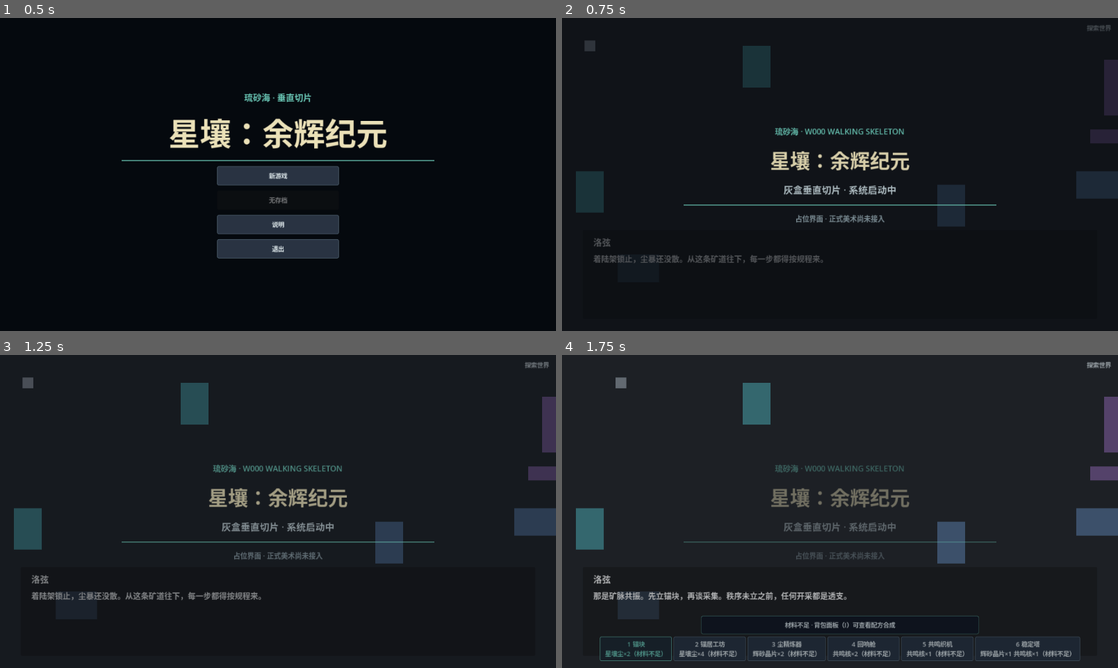
Above: before the commit, frames 1-4 (two rows, left to right).
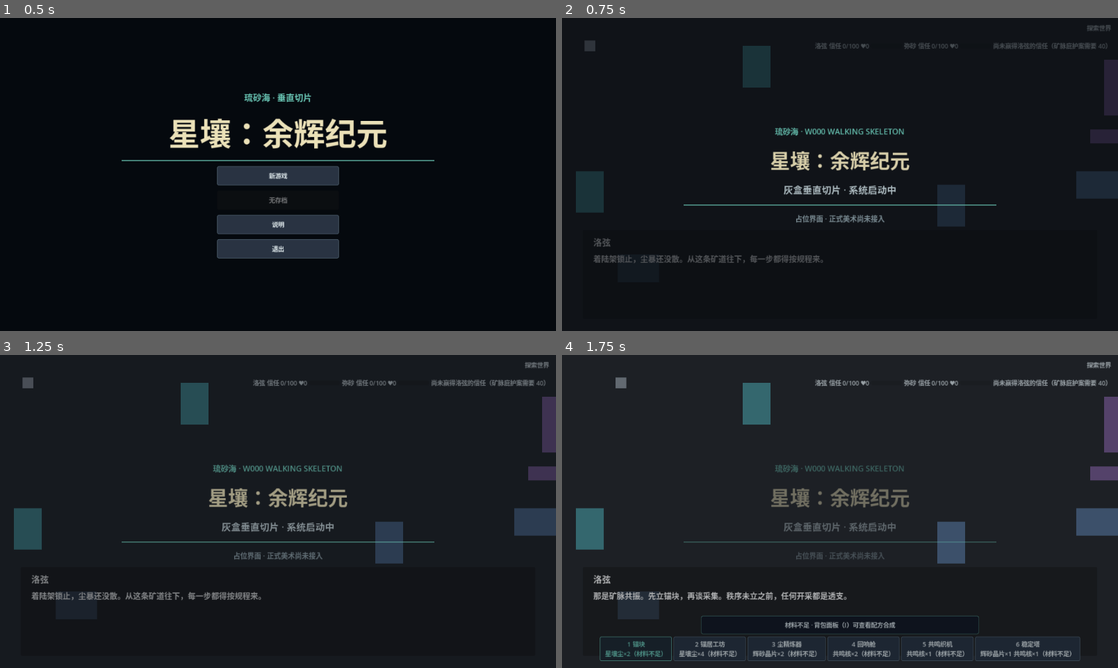
Above: after the commit, the same moments.

Repository: Asunainlove/GAMEGLM
Game: Godot game, scene res://scenes/app.tscn
Same seed, same stepped clock (60 frames per second), same inputs: the game is played once before the commit and once after it.
Inputs (mouse positions are in pixels of both pictures, inside the frame that each line leads up to):
- Up to frame 1 (0.5 s): no input
- Up to frame 2 (0.75 s): click "新游戏" at 0.5 s
- Up to frame 3 (1.25 s): no input
- Up to frame 4 (1.75 s): tap Enter (ui_accept) at 1.25, 1.52 s; move the mouse to (962, 495) at 1.27 s; hold D (move_right) from 1.28 s (still down); hold Right mouse button (place) from 1.28 s (still down); click (962, 495) at 1.42 s

Frame 1 is identical in both runs. In frame 2, 0.4% of the frame differs, in the area x 45-99%, y 8-10%; in frame 3, 0.5%; in frame 4, 0.6%, in the area x 45-99%, y 7-10%.

Commit message:
feat(ui): DLX-4 HUD 关系面板——trust/affection 数值条与数据驱动信任门提示
- RelationsPanel（HBoxContainer，ObjectiveLabel 下方）：洛弦/弥砂
  trust 数值 + 微型进度条 + ♥affection 计数，全部只读快照渲染。
- 政策门提示（trust<40 且未颁布庇护案）/ 共生门提示（选择共生且
  trust<70）：阈值单一来源为数据文件——event_policy.json 的
  requires_trust 与 endings.json 的 trust 门控，经
  load_relation_gates_from（FileAccess 直读 + 失败安全）装载，
  实现不写死 40/70。
- 新增 tests/unit/test_ui_relations.gd（12 测试，RED→GREEN）：
  场景契约、数值/进度条渲染、门提示出现与消失边界、数据可注入、
  坏文件失败安全、快照不可变。

Diff:
--- a/scenes/ui_hud.tscn
+++ b/scenes/ui_hud.tscn
@@ -28,6 +28,19 @@
 grow_horizontal = 0
 theme = ExtResource("2_theme")
 horizontal_alignment = 2
+
+[node name="RelationsPanel" type="HBoxContainer" parent="."]
+layout_mode = 3
+anchors_preset = 1
+anchor_left = 1.0
+anchor_right = 1.0
+offset_left = -516.0
+offset_top = 48.0
+offset_right = -16.0
+offset_bottom = 80.0
+grow_horizontal = 0
+grow_vertical = 2
+theme = ExtResource("2_theme")
 
 [node name="InventoryPanel" type="PanelContainer" parent="."]
 visible = false
--- a/src/ui/hud.gd
+++ b/src/ui/hud.gd
@@ -35,6 +35,23 @@
 ## DLX-3 提示表路径（W003-A3 六条提示的文案与触发条件单一来源）。
 const HINTS_PATH: String = "res://data/progression/hints.json"
 
+## DLX-4 关系面板（PM-P0a 信任可见）：trust/affection 只读展示 + 信任门提示行。
+## 门阈值数值单一来源为数据文件——政策门读事件选项 requires_trust（40 在
+## data/events/event_policy.json 的 policy_sanctuary），共生门读结局 trust 门控
+##（70 在 data/content/endings.json 的 ending_symbiosis）；本层绝不写死数值。
+const POLICY_EVENT_PATH: String = "res://data/events/event_policy.json"
+const ENDINGS_PATH: String = "res://data/content/endings.json"
+## 关系面板固定展示的两名同伴（切片范围主角；缺记录按 0 渲染）。
+const RELATION_ROW_IDS: Array[String] = ["luoxian", "misa"]
+const RELATION_CHAR_NAMES: Dictionary = {"luoxian": "洛弦", "misa": "弥砂"}
+## 关系维度展示刻度（GameState 的 set_relationship 已把值钳制在 0..100）。
+const RELATION_DIM_SCALE: int = 100
+## 门提示行模板：{char}=角色显示名，{threshold}=数据阈值，{remaining}=差值。
+## 选项锁门（flag 未置位时提示）用 LOCKED_TEMPLATE，标签取选项文案冒号前段；
+## 结局门（flag 置位后提示）用 REMAINING_TEMPLATE。
+const GATE_LOCKED_TEMPLATE: String = "尚未赢得{char}的信任（{label}需要 {threshold}）"
+const GATE_REMAINING_TEMPLATE: String = "距离共生还需 {remaining} 点信任"
+
 ## W003-A3 HintToast 展示参数：缺省停留 4s，淡入/淡出各一段。
 const DEFAULT_HINT_SECONDS: float = 4.0
 const HINT_FADE_IN_SECONDS: float = 0.25
@@ -65,6 +82,7 @@
 
 @onready var _inventory_bar: HBoxContainer = $InventoryBar
 @onready var _objective_label: Label = $ObjectiveLabel
+@onready var _relations_panel: HBoxContainer = $RelationsPanel
 @onready var _inventory_panel: PanelContainer = $InventoryPanel
 @onready var _menu_panel: PanelContainer = $MenuPanel
 @onready var _inventory_items_box: VBoxContainer = $InventoryPanel/Content/ItemsBox
@@ -328,6 +346,216 @@
 	return ids
 
 
+# ---------------------------------------------------------------- 关系面板（DLX-4 PM-P0a）
+
+
+## 快照 relationships 的只读维度取值；缺失记录/维度按 0 处理，绝不修改快照。
+static func _relationship_dim(snapshot: Dictionary, char_id: String, dim: String) -> int:
+	var relationships: Dictionary = snapshot.get("relationships", {}) as Dictionary
+	var record: Dictionary = relationships.get(char_id, {}) as Dictionary
+	return int(record.get(dim, 0))
+
+
+## 关系面板数值行（纯函数，测试断言用）：固定两名同伴，每行携带
+## {char_id, name_zh, trust, affection}；缺失记录按 0 渲染。
+static func relation_rows(snapshot: Dictionary) -> Array[Dictionary]:
+	var rows: Array[Dictionary] = []
+	for char_id: String in RELATION_ROW_IDS:
+		var name_value: Variant = RELATION_CHAR_NAMES.get(char_id, char_id)
+		rows.append({
+			"char_id": char_id,
+			"name_zh": String(name_value),
+			"trust": _relationship_dim(snapshot, char_id, "trust"),
+			"affection": _relationship_dim(snapshot, char_id, "affection"),
+		})
+	return rows
+
+
+## 门提示表缓存：bootstrap 一次性加载（数值来自数据文件）；失败记为已引导
+##（轮询渲染逐帧调用 relations_gate_lines，不得逐帧重读坏文件），显式
+## load_relation_gates_from 可重载修复（测试注入临时数据文件）。
+static var _gates: Array[Dictionary] = []
+static var _gates_bootstrapped: bool = false
+static var _gates_last_load: AppResult = null
+
+
+## 门表只读访问器（测试断言用）：未引导时惰性加载生产数据文件。
+static func _gate_entries() -> Array[Dictionary]:
+	if not _gates_bootstrapped:
+		load_relation_gates_from(POLICY_EVENT_PATH, ENDINGS_PATH)
+	return _gates
+
+
+## 加载信任门数据：政策门读 policy 事件里带 requires_trust（对象形态）的选项
+##（flag = 选项 set_flag，标签取选项文案冒号前段），选项锁语义——flag 未置位
+## 且维度低于阈值时提示；共生门读 endings 表 trust 门控条目（flag = 该结局
+## all_of_flags 首位），结局门语义——flag 置位后维度仍低于阈值时提示。
+## 缺失/坏文件 push_error 并把表回退为空（失败安全：只少提示行，不渲染错值）。
+static func load_relation_gates_from(policy_event_path: String, endings_path: String) -> AppResult:
+	var result: AppResult = _read_and_validate_gates(policy_event_path, endings_path)
+	_gates_bootstrapped = true
+	_gates_last_load = result
+	if result.is_ok:
+		_gates = result.value
+	else:
+		_gates = []
+		push_error("Hud: relation gate data rejected (%s, %s): %s" % [
+			policy_event_path, endings_path, result.message,
+		])
+	return result
+
+
+static func _read_and_validate_gates(policy_event_path: String, endings_path: String) -> AppResult:
+	var gates: Array[Dictionary] = []
+	var option_result: AppResult = _gates_from_policy_event(policy_event_path)
+	if not option_result.is_ok:
+		return option_result
+	for gate: Dictionary in option_result.value:
+		gates.append(gate)
+	var endings_result: AppResult = _gates_from_endings(endings_path)
+	if not endings_result.is_ok:
+		return endings_result
+	for gate: Dictionary in endings_result.value:
+		gates.append(gate)
+	return AppResult.success(gates)
+
+
+## 从事件数据派生选项锁门：任何带 requires_trust（对象形态 {char_id, dim,
+## value}）+ set_flag 的选项都成为一条门提示（当前生产数据即 policy_sanctuary）。
+static func _gates_from_policy_event(path: String) -> AppResult:
+	if not FileAccess.file_exists(path):
+		return AppResult.failure("missing_gate_data_file", "Policy event file not found: %s" % path)
+	var json := JSON.new()
+	var parse_error: Error = json.parse(FileAccess.get_file_as_string(path))
+	if parse_error != OK:
+		return AppResult.failure(
+			"invalid_gate_data_file",
+			"Policy event file is not valid JSON at line %d." % json.get_error_line()
+		)
+	var parsed: Variant = json.get_data()
+	if typeof(parsed) != TYPE_DICTIONARY:
+		return AppResult.failure("invalid_gate_data_file", "Policy event file must contain a JSON object.")
+	var gates: Array[Dictionary] = []
+	var steps: Array = (parsed as Dictionary).get("steps", [])
+	for step_value: Variant in steps:
+		if typeof(step_value) != TYPE_DICTIONARY:
+			continue
+		var step: Dictionary = step_value
+		if String(step.get("type", "")) != "choice":
+			continue
+		for option_value: Variant in step.get("options", []):
+			if typeof(option_value) != TYPE_DICTIONARY:
+				continue
+			var option: Dictionary = option_value
+			var requirement: Variant = option.get("requires_trust")
+			var flag_id := String(option.get("set_flag", ""))
+			if typeof(requirement) != TYPE_DICTIONARY or flag_id.is_empty():
+				continue
+			var requirement_dict: Dictionary = requirement
+			var threshold := int(requirement_dict.get("value", 0))
+			var char_id := String(requirement_dict.get("char_id", ""))
+			var dim := String(requirement_dict.get("dim", ""))
+			if char_id.is_empty() or dim.is_empty():
+				continue
+			var option_text := String(option.get("text_zh", flag_id))
+			var label := option_text.split("：")[0] if option_text.contains("：") else option_text
+			gates.append({
+				"flag_id": flag_id,
+				"show_when_set": false,
+				"char_id": char_id,
+				"dim": dim,
+				"threshold": threshold,
+				"template": GATE_LOCKED_TEMPLATE,
+				"label": label,
+			})
+	return AppResult.success(gates)
+
+
+## 从结局数据派生结局门：trust 门控非空的结局条目成为一条"flag 置位后仍低于
+## 阈值则提示"的门（当前生产数据即共生结局 70）。flag 取 all_of_flags 首位。
+static func _gates_from_endings(path: String) -> AppResult:
+	if not FileAccess.file_exists(path):
+		return AppResult.failure("missing_gate_data_file", "Endings file not found: %s" % path)
+	var json := JSON.new()
+	var parse_error: Error = json.parse(FileAccess.get_file_as_string(path))
+	if parse_error != OK:
+		return AppResult.failure(
+			"invalid_gate_data_file",
+			"Endings file is not valid JSON at line %d." % json.get_error_line()
+		)
+	var parsed: Variant = json.get_data()
+	if typeof(parsed) != TYPE_ARRAY:
+		return AppResult.failure("invalid_gate_data_file", "Endings file must contain a JSON array.")
+	var gates: Array[Dictionary] = []
+	for entry_value: Variant in parsed:
+		if typeof(entry_value) != TYPE_DICTIONARY:
+			continue
+		var entry: Dictionary = entry_value
+		var trust: Variant = entry.get("trust")
+		if typeof(trust) != TYPE_DICTIONARY:
+			continue
+		var trust_dict: Dictionary = trust
+		var all_flags: Array = entry.get("all_of_flags", [])
+		if all_flags.is_empty():
+			continue
+		gates.append({
+			"flag_id": String(all_flags[0]),
+			"show_when_set": true,
+			"char_id": String(trust_dict.get("char_id", "")),
+			"dim": String(trust_dict.get("dim", "")),
+			"threshold": int(trust_dict.get("threshold", 0)),
+			"template": GATE_REMAINING_TEMPLATE,
+		})
+	return AppResult.success(gates)
+
+
+## 门提示行（纯函数，测试断言用）：选项锁门在 flag 未置位且维度低于阈值时
+## 出现；结局门在 flag 置位后维度仍低于阈值时出现。模板占位符 {char}/
+## {threshold}/{remaining}/{label} 按门条目替换；绝不修改快照。
+static func relations_gate_lines(snapshot: Dictionary) -> Array[String]:
+	var lines: Array[String] = []
+	var flags: Dictionary = snapshot.get("flags", {}) as Dictionary
+	for gate: Dictionary in _gate_entries():
+		var flag_set := bool(flags.get(String(gate["flag_id"]), false))
+		if flag_set != bool(gate["show_when_set"]):
+			continue
+		var threshold := int(gate["threshold"])
+		var value := _relationship_dim(snapshot, String(gate["char_id"]), String(gate["dim"]))
+		if value >= threshold:
+			continue
+		var name_value: Variant = RELATION_CHAR_NAMES.get(String(gate["char_id"]), String(gate["char_id"]))
+		lines.append(String(gate["template"])
+			.replace("{char}", String(name_value))
+			.replace("{label}", String(gate.get("label", "")))
+			.replace("{threshold}", str(threshold))
+			.replace("{remaining}", str(threshold - value)))
+	return lines
+
+
+## RelationsPanel 渲染：每名同伴一行（数值 Label + 微型进度条），其后按需
+## 追加门提示行。全部只读快照。
+func _render_relations(snapshot: Dictionary) -> void:
+	_clear_children(_relations_panel)
+	for row: Dictionary in relation_rows(snapshot):
+		var row_box := HBoxContainer.new()
+		row_box.name = "RelationRow_%s" % str(row["char_id"])
+		_append_label(row_box, "%s 信任 %d/%d ♥%d" % [
+			str(row["name_zh"]), int(row["trust"]), RELATION_DIM_SCALE, int(row["affection"]),
+		])
+		var bar := ProgressBar.new()
+		bar.name = "TrustBar_%s" % str(row["char_id"])
+		bar.min_value = 0
+		bar.max_value = RELATION_DIM_SCALE
+		bar.value = int(row["trust"])
+		bar.show_percentage = false
+		bar.custom_minimum_size = Vector2(72.0, 10.0)
+		bar.size_flags_vertical = Control.SIZE_SHRINK_CENTER
+		row_box.add_child(bar)
+		_relations_panel.add_child(row_box)
+	for line: String in relations_gate_lines(snapshot):
+		_append_label(_relations_panel, line)
+
+
 func _on_poll_timer_timeout() -> void:
 	var snapshot: Dictionary = _current_snapshot()
 	var revision: int = _revision_of(snapshot)
@@ -355,6 +583,7 @@
 
 func _render(snapshot: Dictionary) -> void:
 	_render_inventory_bar(snapshot)
+	_render_relations(snapshot)
 	_render_inventory_panel(snapshot)
 	_render_build_bar()
 	# 配方区跟随背包面板显隐渲染；合成落账会推进 revision，轮询路径同样会刷新。
--- /dev/null
+++ b/tests/unit/test_ui_relations.gd
@@ -0,0 +1,333 @@
+extends GutTest
+
+## DLX-4 任务 1：HUD 关系面板（RelationsPanel）TDD 测试（先于实现编写，RED → GREEN）。
+##
+## PM-P0a 缺陷：trust 40（政策门）/70（共生门）是全局最重要数值，HUD 却无任何
+## 关系展示——玩家不理解政策选项为何禁用、共生结局为何回落。本文件约束：
+## - RelationsPanel 渲染 洛弦/弥砂 的 trust/affection 只读数值与微型进度条；
+## - 政策门/共生门提示行出现与消失条件；
+## - 门阈值数值必须从数据文件读取（event_policy.json 的 requires_trust 与
+##   endings.json 的 trust 门控），不得在实现里写死 40/70；
+## - 表现层只读 snapshot，绝不修改注入的快照。
+
+const HUD_SCENE_PATH: String = "res://scenes/ui_hud.tscn"
+const THEME_PATH: String = "res://themes/starsoil_theme.tres"
+const POLICY_EVENT_PATH: String = "res://data/events/event_policy.json"
+const ENDINGS_PATH: String = "res://data/content/endings.json"
+
+var _fake: FakeSnapshotProvider = null
+var _hud: Hud = null
+var _temp_paths: Array[String] = []
+
+
+class FakeSnapshotProvider:
+	var payload: Dictionary = {}
+
+	func get_snapshot() -> Dictionary:
+		return payload
+
+
+func before_each() -> void:
+	get_tree().paused = false
+
+
+func after_each() -> void:
+	get_tree().paused = false
+	_hud = null
+	_fake = null
+	# 恢复默认门提示数据，防止临时表状态泄漏到其他测试文件。
+	Hud.load_relation_gates_from(POLICY_EVENT_PATH, ENDINGS_PATH)
+	for temp_path: String in _temp_paths:
+		DirAccess.remove_absolute(temp_path)
+	_temp_paths.clear()
+
+
+func _make_hud(payload: Dictionary) -> Hud:
+	_fake = FakeSnapshotProvider.new()
+	_fake.payload = payload
+	var scene: PackedScene = load(HUD_SCENE_PATH) as PackedScene
+	assert_not_null(scene, "ui_hud.tscn must exist and load.")
+	if scene == null:
+		return null
+	_hud = scene.instantiate() as Hud
+	assert_not_null(_hud, "ui_hud.tscn must instantiate as Hud.")
+	if _hud == null:
+		return null
+	_hud.snapshot_provider = _fake.get_snapshot
+	add_child_autofree(_hud)
+	return _hud
+
+
+func _payload(relationships: Dictionary, flags: Dictionary) -> Dictionary:
+	return {
+		"revision": 1,
+		"inventory": {},
+		"flags": flags,
+		"placed_buildings": [],
+		"relationships": relationships,
+	}
+
+
+func _label_texts(panel: Node) -> Array[String]:
+	var texts: Array[String] = []
+	for child: Node in panel.get_children():
+		if child is Label:
+			texts.append((child as Label).text)
+		for nested_text: String in _label_texts(child):
+			texts.append(nested_text)
+	return texts
+
+
+func _progress_bars(panel: Node) -> Array[ProgressBar]:
+	var bars: Array[ProgressBar] = []
+	for child: Node in panel.get_children():
+		if child is ProgressBar:
+			bars.append(child)
+		bars.append_array(_progress_bars(child))
+	return bars
+
+
+func _lines_containing(panel: Node, needle: String) -> Array[String]:
+	var matches: Array[String] = []
+	for text_value: String in _label_texts(panel):
+		if text_value.contains(needle):
+			matches.append(text_value)
+	return matches
+
+
+func _write_temp_json(case_name: String, text: String) -> String:
+	var path: String = "user://dlx4_relations_%s_%d.json" % [case_name, Time.get_ticks_usec()]
+	var file: FileAccess = FileAccess.open(path, FileAccess.WRITE)
+	assert_not_null(file, "临时数据文件必须可写：%s" % path)
+	if file != null:
+		file.store_string(text)
+		file.close()
+	_temp_paths.append(path)
+	return path
+
+
+# ---------------------------------------------------------------- 场景契约
+
+
+func test_scene_has_relations_panel_contract() -> void:
+	var hud: Hud = _make_hud(_payload({}, {}))
+	assert_not_null(hud.get_node_or_null("RelationsPanel"), "ui_hud.tscn 必须提供 RelationsPanel 节点。")
+	var panel: Control = hud.get_node("RelationsPanel") as Control
+	assert_true(panel is HBoxContainer, "RelationsPanel 必须是 HBoxContainer。")
+	assert_true(panel.visible, "RelationsPanel 初始必须可见（P0 信任进度常驻展示）。")
+	var theme: Theme = load(THEME_PATH) as Theme
+	assert_eq(panel.theme, theme, "RelationsPanel 必须携带 themes/starsoil_theme.tres。")
+
+
+# ---------------------------------------------------------------- 关系数值渲染
+
+
+func test_relation_rows_render_trust_and_affection_with_progress_bars() -> void:
+	var hud: Hud = _make_hud(_payload(
+		{
+			"luoxian": {"trust": 55, "affection": 3, "ideology": 0},
+			"misa": {"trust": 30, "affection": 0},
+		},
+		{}
+	))
+	var panel: Control = hud.get_node("RelationsPanel")
+	var texts: Array[String] = _label_texts(panel)
+	assert_true(texts.has("洛弦 信任 55/100 ♥3"), "洛弦行必须渲染 trust/affection 数值，实际：%s" % [texts])
+	assert_true(texts.has("弥砂 信任 30/100 ♥0"), "弥砂行必须渲染 trust/affection 数值，实际：%s" % [texts])
+	var bars: Array[ProgressBar] = _progress_bars(panel)
+	assert_eq(bars.size(), 2, "两个角色各必须有一条微型进度条。")
+	if bars.size() == 2:
+		assert_eq(bars[0].value, 55.0, "洛弦进度条必须反映 trust 值。")
+		assert_eq(bars[1].value, 30.0, "弥砂进度条必须反映 trust 值。")
+		for bar: ProgressBar in bars:
+			assert_eq(bar.max_value, 100.0, "进度条上限必须为 100。")
+			assert_false(bar.show_percentage, "微型进度条不得显示百分比文本。")
+
+
+func test_relation_rows_default_to_zero_when_relationships_missing() -> void:
+	var hud: Hud = _make_hud(_payload({}, {}))
+	var texts: Array[String] = _label_texts(hud.get_node("RelationsPanel"))
+	assert_true(texts.has("洛弦 信任 0/100 ♥0"), "缺失关系记录时洛弦行必须按 0 渲染。")
+	assert_true(texts.has("弥砂 信任 0/100 ♥0"), "缺失关系记录时弥砂行必须按 0 渲染。")
+
+
+# ---------------------------------------------------------------- 政策门提示（数据驱动）
+
+
+func test_sanctuary_gate_hint_shows_below_threshold_with_data_number() -> void:
+	var hud: Hud = _make_hud(_payload({"luoxian": {"trust": 10, "affection": 0}}, {}))
+	var lines: Array[String] = _lines_containing(hud.get_node("RelationsPanel"), "尚未赢得洛弦的信任")
+	assert_eq(lines.size(), 1, "trust 低于政策门时必须出现一条政策门提示。")
+	if lines.size() == 1:
+		assert_true(
+			lines[0].contains("40"),
+			"提示行数值必须来自数据文件（event_policy.json requires_trust），实际：%s" % lines[0]
+		)
+
+
+func test_sanctuary_gate_hint_disappears_when_policy_flag_set() -> void:
+	var hud: Hud = _make_hud(_payload(
+		{"luoxian": {"trust": 10, "affection": 0}},
+		{"policy_sanctuary": true}
+	))
+	assert_true(
+		_lines_containing(hud.get_node("RelationsPanel"), "尚未赢得洛弦的信任").is_empty(),
+		"政策 flag 置位后政策门提示必须消失。"
+	)
+
+
+func test_sanctuary_gate_hint_boundary_at_threshold() -> void:
+	var at_gate: Hud = _make_hud(_payload({"luoxian": {"trust": 40, "affection": 0}}, {}))
+	assert_true(
+		_lines_containing(at_gate.get_node("RelationsPanel"), "尚未赢得洛弦的信任").is_empty(),
+		"trust 恰好达到门阈值时提示必须消失。"
+	)
+	at_gate.free()
+	_hud = null
+	var below_gate: Hud = _make_hud(_payload({"luoxian": {"trust": 39, "affection": 0}}, {}))
+	assert_eq(
+		_lines_containing(below_gate.get_node("RelationsPanel"), "尚未赢得洛弦的信任").size(), 1,
+		"trust 恰好低于门阈值时提示必须存在。"
+	)
+
+
+# ---------------------------------------------------------------- 共生门提示（数据驱动）
+
+
+func test_symbiosis_gate_hint_shows_after_mode_choice_below_threshold() -> void:
+	var hud: Hud = _make_hud(_payload(
+		{"luoxian": {"trust": 58, "affection": 0}},
+		{"station_mode_symbiosis": true}
+	))
+	var lines: Array[String] = _lines_containing(hud.get_node("RelationsPanel"), "距离共生还需")
+	assert_eq(lines.size(), 1, "共生路线选择后 trust 低于结局门必须出现共生门提示。")
+	if lines.size() == 1:
+		assert_true(
+			lines[0].contains("12"),
+			"共生门提示必须给出数据推导的剩余点数（70 - 58 = 12），实际：%s" % lines[0]
+		)
+
+
+func test_symbiosis_gate_hint_disappears_at_threshold_and_without_flag() -> void:
+	var at_gate: Hud = _make_hud(_payload(
+		{"luoxian": {"trust": 70, "affection": 0}},
+		{"station_mode_symbiosis": true}
+	))
+	assert_true(
+		_lines_containing(at_gate.get_node("RelationsPanel"), "距离共生还需").is_empty(),
+		"trust 达到共生门后提示必须消失。"
+	)
+	at_gate.free()
+	_hud = null
+	var no_flag: Hud = _make_hud(_payload({"luoxian": {"trust": 58, "affection": 0}}, {}))
+	assert_true(
+		_lines_containing(no_flag.get_node("RelationsPanel"), "距离共生还需").is_empty(),
+		"未选择共生路线时不得出现共生门提示。"
+	)
+
+
+# ---------------------------------------------------------------- 门数据装载（FileAccess 直读数据文件）
+
+
+func test_gate_table_loads_thresholds_from_production_data_files() -> void:
+	var result: AppResult = Hud.load_relation_gates_from(POLICY_EVENT_PATH, ENDINGS_PATH)
+	assert_true(result.is_ok, "生产数据文件必须能装载门提示表：%s" % result.message)
+	var entries: Array[Dictionary] = Hud._gate_entries()
+	assert_eq(entries.size(), 2, "生产数据必须派生出政策门 + 共生门两条。")
+	var by_flag: Dictionary = {}
+	for entry: Dictionary in entries:
+		by_flag[String(entry["flag_id"])] = entry
+	assert_true(by_flag.has("policy_sanctuary"), "政策门必须挂 policy_sanctuary flag。")
+	assert_true(by_flag.has("station_mode_symbiosis"), "共生门必须挂 station_mode_symbiosis flag。")
+	var sanctuary: Dictionary = by_flag.get("policy_sanctuary", {}) as Dictionary
+	assert_eq(int(sanctuary.get("threshold", -1)), 40, "政策门阈值必须读自 event_policy.json 的 requires_trust。")
+	assert_eq(String(sanctuary.get("char_id", "")), "luoxian", "政策门必须按 requires_trust 的 char_id 归属洛弦。")
+	assert_eq(String(sanctuary.get("dim", "")), "trust", "政策门维度必须读自 requires_trust.dim。")
+	assert_false(bool(sanctuary.get("show_when_set", true)), "政策门是选项锁：flag 未置位时提示。")
+	var symbiosis: Dictionary = by_flag.get("station_mode_symbiosis", {}) as Dictionary
+	assert_eq(int(symbiosis.get("threshold", -1)), 70, "共生门阈值必须读自 endings.json 的 trust 门控。")
+	assert_true(bool(symbiosis.get("show_when_set", false)), "共生门是结局门：flag 置位后提示。")
+
+
+func test_gate_data_is_injectable_and_value_driven() -> void:
+	var policy_event: Dictionary = {
+		"id": "event_policy_test",
+		"kind": "mixed",
+		"steps": [
+			{"type": "line", "speaker": "测试者", "text_zh": "占位。"},
+			{"type": "choice", "choice_id": "policy_test", "prompt_zh": "选择？", "options": [
+				{
+					"id": "policy_test_free",
+					"text_zh": "自由案：不受信任约束。",
+					"set_flag": "policy_test_free",
+				},
+				{
+					"id": "policy_test_guarded",
+					"text_zh": "守护案：留出回声的余地。",
+					"set_flag": "policy_test_guarded",
+					"requires_trust": {"char_id": "misa", "dim": "trust", "value": 25},
+				},
+			]},
+		],
+	}
+	var endings: Array = [
+		{
+			"id": "ending_test_dawn",
+			"order": 0,
+			"all_of_flags": ["station_mode_symbiosis"],
+			"trust": {"char_id": "misa", "dim": "trust", "threshold": 65},
+			"extra_flag": "echo_chamber_active",
+		},
+	]
+	var policy_path := _write_temp_json("policy", JSON.stringify(policy_event, "  "))
+	var endings_path := _write_temp_json("endings", JSON.stringify(endings, "  "))
+	assert_true(Hud.load_relation_gates_from(policy_path, endings_path).is_ok, "临时门数据必须可装载。")
+
+	var locked: Hud = _make_hud(_payload({"misa": {"trust": 10, "affection": 0}}, {}))
+	var locked_lines: Array[String] = _lines_containing(locked.get_node("RelationsPanel"), "尚未赢得弥砂的信任")
+	assert_eq(locked_lines.size(), 1, "注入数据：misa trust 10 低于 25 必须出现政策门提示。")
+	if locked_lines.size() == 1:
+		assert_true(locked_lines[0].contains("25"), "提示数值必须来自注入数据，实际：%s" % locked_lines[0])
+		assert_true(locked_lines[0].contains("守护案"), "提示标签必须取自选项文案的冒号前段，实际：%s" % locked_lines[0])
+	locked.free()
+	_hud = null
+
+	var symbiotic: Hud = _make_hud(_payload(
+		{"misa": {"trust": 50, "affection": 0}},
+		{"station_mode_symbiosis": true}
+	))
+	var symbiotic_lines: Array[String] = _lines_containing(symbiotic.get_node("RelationsPanel"), "距离共生还需")
+	assert_eq(symbiotic_lines.size(), 1, "注入数据：共生 flag 置位且 trust 50 低于 65 必须出现共生门提示。")
+	if symbiotic_lines.size() == 1:
+		assert_true(symbiotic_lines[0].contains("15"), "剩余点数必须按注入阈值推导（65 - 50），实际：%s" % symbiotic_lines[0])
+
+
+func test_bad_gate_files_fail_safe_without_breaking_rows() -> void:
+	var result: AppResult = Hud.load_relation_gates_from("res://missing_policy.json", "res://missing_endings.json")
+	assert_false(result.is_ok, "缺失数据文件必须报告失败。")
+	assert_push_error("Hud: relation gate data rejected")
+	assert_false(result.is_ok, "缺失数据文件必须报告失败。")
+	var hud: Hud = _make_hud(_payload({"luoxian": {"trust": 10, "affection": 0}}, {}))
+	assert_true(
+		_lines_containing(hud.get_node("RelationsPanel"), "尚未赢得").is_empty(),
+		"坏表必须失败安全：不渲染任何门提示行。"
+	)
+	var texts: Array[String] = _label_texts(hud.get_node("RelationsPanel"))
+	assert_true(texts.has("洛弦 信任 10/100 ♥0"), "坏表不得影响关系数值行渲染。")
+
+
+# ---------------------------------------------------------------- 只读约束
+
+
+func test_relations_render_never_mutates_snapshot() -> void:
+	var payload: Dictionary = _payload(
+		{
+			"luoxian": {"trust": 55, "affection": 3},
+			"misa": {"trust": 30, "affection": 0},
+		},
+		{"policy_sanctuary": false}
+	)
+	var hud: Hud = _make_hud(payload)
+	var before: Dictionary = _fake.payload.duplicate(true)
+	hud.refresh()
+	assert_eq(_fake.payload, before, "RelationsPanel 渲染绝不能修改注入的快照。")
